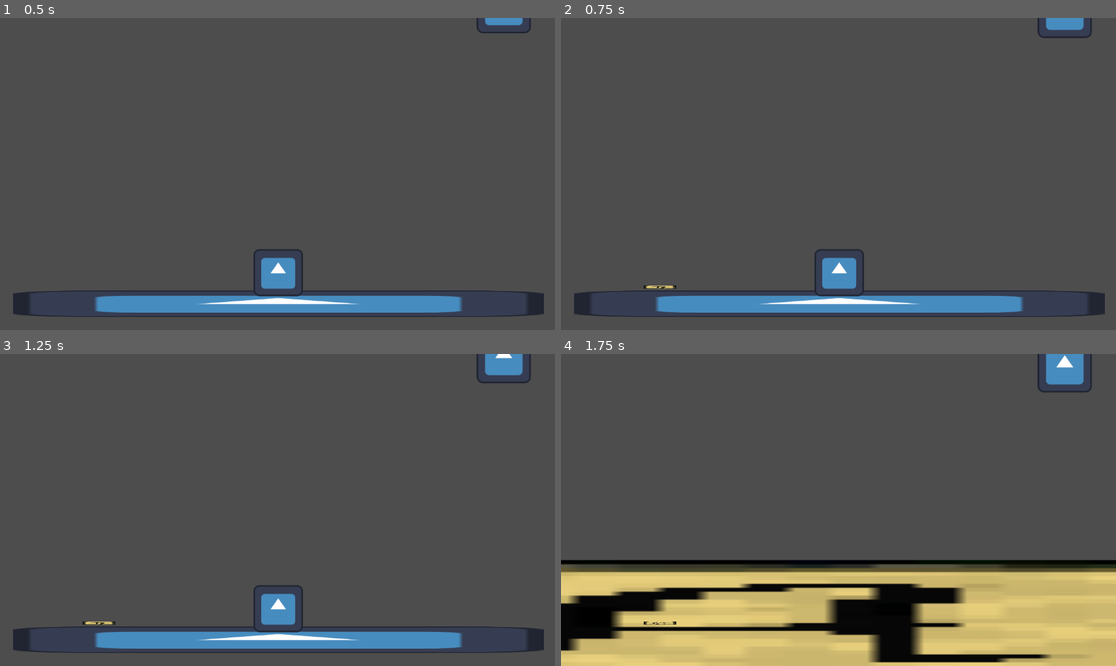
Above: before the commit, frames 1-4 (two rows, left to right).
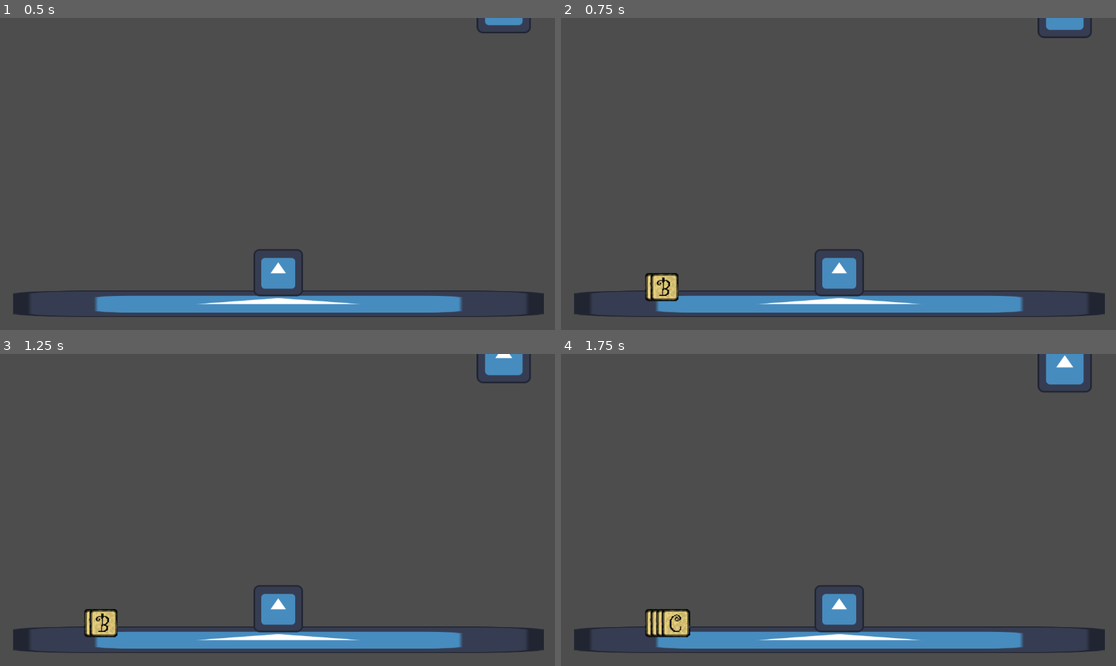
Above: after the commit, the same moments.

Repository: Mark-0909/Type-Wizard-Tower-Defense
Game: Godot game, scene res://nodes/main.tscn
Same seed, same stepped clock (60 frames per second), same inputs: the game is played once before the commit and once after it. The engine's default icon, where the game draws it, is replaced by a stand-in: a white triangle on a blue panel in a dark square.
Inputs:
- Up to frame 1 (0.5 s): no input
- Up to frame 2 (0.75 s): tap Enter at 0.5 s; hold D from 0.53 s (still down); tap B at 0.6 s
- Up to frame 3 (1.25 s): keep holding D
- Up to frame 4 (1.75 s): release D at 1.28 s; hold A from 1.28 s (still down); tap C at 1.35 s

Frame 1 is identical in both runs. In frame 2, 0.5% of the frame differs, in the area x 14-22%, y 81-91%; in frame 3, 0.5%; in frame 4, 33%, in the area x 0-100%, y 65-100%.

Commit message:
added letters

Diff:
--- a/nodes/a.tscn
+++ b/nodes/a.tscn
@@ -13,10 +13,8 @@
 "speed": 5.0
 }]
 
-[node name="A" type="TextureRect"]
+[node name="A" type="Node2D"]
 scale = Vector2(0.037, 0.037)
-expand_mode = 1
-stretch_mode = 3
 
 [node name="AnimatedSprite2D" type="AnimatedSprite2D" parent="."]
 scale = Vector2(1.57913, 1.57335)
--- a/nodes/b.tscn
+++ b/nodes/b.tscn
@@ -17,4 +17,5 @@
 scale = Vector2(0.037, 0.037)
 
 [node name="AnimatedSprite2D" type="AnimatedSprite2D" parent="."]
-sprite_frames = SubResource("SpriteFrames_binmy")
+scale = Vector2(1.57913, 1.57335)
+sprite_frames = SubResource("SpriteFrames_ebksr")
--- a/nodes/c.tscn
+++ b/nodes/c.tscn
@@ -17,4 +17,5 @@
 scale = Vector2(0.037, 0.037)
 
 [node name="AnimatedSprite2D" type="AnimatedSprite2D" parent="."]
-sprite_frames = SubResource("SpriteFrames_f15xb")
+scale = Vector2(1.57913, 1.57335)
+sprite_frames = SubResource("SpriteFrames_ebksr")
--- a/nodes/castle.tscn
+++ b/nodes/castle.tscn
@@ -13,7 +13,14 @@
 "speed": 5.0
 }]
 
-[node name="Castle" type="Node2D"]
+[sub_resource type="RectangleShape2D" id="RectangleShape2D_vq1bk"]
+size = Vector2(127, 128)
+
+[node name="Castle" type="CharacterBody2D" groups=["castle"]]
 
 [node name="AnimatedSprite2D" type="AnimatedSprite2D" parent="."]
 sprite_frames = SubResource("SpriteFrames_i1ddt")
+
+[node name="CollisionShape2D" type="CollisionShape2D" parent="."]
+position = Vector2(-0.5, 0)
+shape = SubResource("RectangleShape2D_vq1bk")
--- a/nodes/d.tscn
+++ b/nodes/d.tscn
@@ -13,8 +13,9 @@
 "speed": 5.0
 }]
 
-[node name="D" type="Node2D"]
+[node name="A" type="Node2D"]
 scale = Vector2(0.037, 0.037)
 
 [node name="AnimatedSprite2D" type="AnimatedSprite2D" parent="."]
-sprite_frames = SubResource("SpriteFrames_c6xjc")
+scale = Vector2(1.57913, 1.57335)
+sprite_frames = SubResource("SpriteFrames_ebksr")
--- a/nodes/enemy1.tscn
+++ b/nodes/enemy1.tscn
@@ -28,3 +28,7 @@
 offset_bottom = -63.0
 text = "WORD"
 horizontal_alignment = 1
+
+[node name="RayCast2D" type="RayCast2D" parent="."]
+position = Vector2(0, 63.4477)
+target_position = Vector2(0, 23.2794)
--- a/scripts/enemy_1.gd
+++ b/scripts/enemy_1.gd
@@ -2,9 +2,17 @@
 
 var word: String = ""
 var velocity: float = 100.0  # Pixels per second
+var is_moving: bool = true
 
 func _ready() -> void:
 	$word.text = word.to_upper()
+	$RayCast2D.enabled = true
 
 func _process(delta: float) -> void:
-	position.y += velocity * delta
+	if is_moving:
+		position.y += velocity * delta
+
+		if $RayCast2D.is_colliding():
+			var collider = $RayCast2D.get_collider()
+			if collider is Node and collider.is_in_group("castle"):
+				is_moving = false  # Stop movement
--- a/scripts/main.gd
+++ b/scripts/main.gd
@@ -12,6 +12,10 @@
 @onready var spawn_area_9: Marker2D = $"spawn area/Marker2D9"
 
 var spawn_areas: Array[Marker2D] = []
+
+var letter_offset := 0  # Start at 0 and increment for each new letter
+var letter_spacing := 30  # Space between letters (adjust as needed)
+var letter_scale := Vector2(1, 1)  # Adjust to your desired size
 
 # Enemies
 const ENEMY_1 = preload("res://nodes/enemy1.tscn")
@@ -123,4 +127,18 @@
 		var key = event.keycode
 		if letter_scenes.has(key):
 			var letter_instance = letter_scenes[key].instantiate()
-			typing_container.add_child(letter_instance)
+
+			# Set manual scale (to prevent big letters)
+			letter_instance.scale = letter_scale
+
+			# Remove from auto layouting if any (for example if using VBoxContainer/HBoxContainer)
+			if typing_container is Container:
+				typing_container.remove_child(letter_instance)
+				add_child(letter_instance)
+
+			# Position letter manually
+			letter_instance.position = typing_container.global_position + Vector2(letter_offset, 0)
+			add_child(letter_instance)
+
+			# Update spacing
+			letter_offset += letter_spacing
Not shown: 1 places in nodes/b.tscn that only renumber resources
Not shown: 1 places in nodes/c.tscn that only renumber resources
Not shown: 1 places in nodes/castle.tscn that only renumber resources
Not shown: 1 places in nodes/d.tscn that only renumber resources
